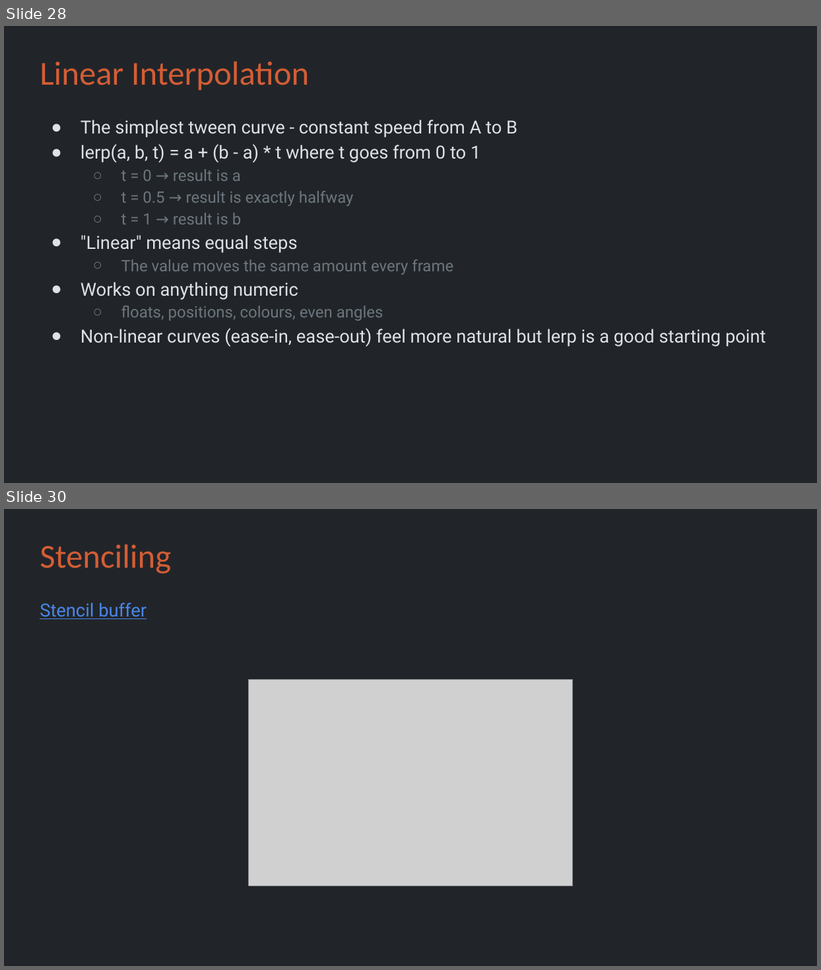
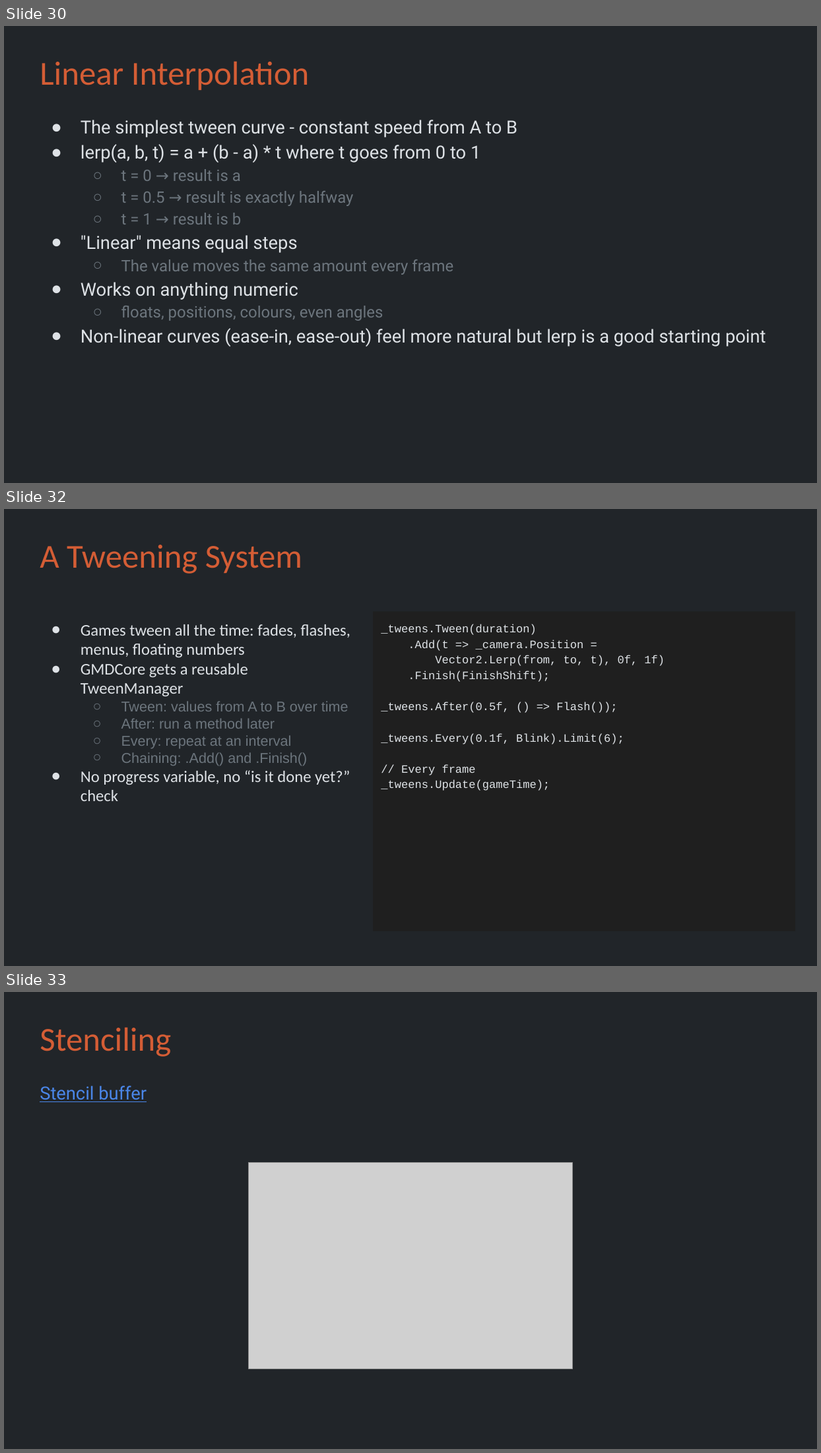
Before and after one commit to Metamate/gar, a slide deck: slides/08 The Legend of Zelda.pptx. Shown one above the other, each under a label of ours: slides 28 and 30 before the commit, slides 30, 32 and 33 after it; the slides between them are not shown. The pictures are 821x970 and 821x1453 pixels, drawn with LibreOffice and Linux fonts; fonts in the diff are those of the drawing; grey boxes stand for pictures. Boxes give left, top, right and bottom in pixels: in the first picture for what was removed or moved away, otherwise in the second. Text is boxed around its words. In the diff, an @@ line names an element or a change of style, - is before the commit and + after.

```diff
--- a/slides/08 The Legend of Zelda.pptx
+++ b/slides/08 The Legend of Zelda.pptx
@@ slide 32 added at <box>4,509,817,966</box>, background #212529 @@
@@ title added at <box>40,545,302,574</box>, 29.7 pt, text #D45D35 @@
+A Tweening System
@@ title added at <box>81,625,350,801</box>, 14.4 pt, text #DEE2E6 @@
+● Games tween all the time: fades, flashes, menus, floating numbers
+● GMDCore gets a reusable TweenManager
+  ○ Tween: values from A to B over time
+  ○ After: run a method later
+  ○ Every: repeat at an interval
+  ○ Chaining: .Add() and .Finish()
+● No progress variable, no “is it done yet?” check
@@ text added at <box>373,611,795,932</box>, fill #1F1F1F, 10 pt, text #DEE2E6 @@
+_tweens.Tween(duration)
+.Add(t => _camera.Position =
+Vector2.Lerp(from, to, t), 0f, 1f)
+.Finish(FinishShift);
+_tweens.After(0.5f, () => Flash());
+_tweens.Every(0.1f, Blink).Limit(6);
+// Every frame
+_tweens.Update(gameTime);
@@ what was slide 28 is now slide 30 @@
@@ what was slide 30 is now slide 33 @@
```
Also in this commit, not shown: 3 slides changed, 3 other slides added, 4 other files.
